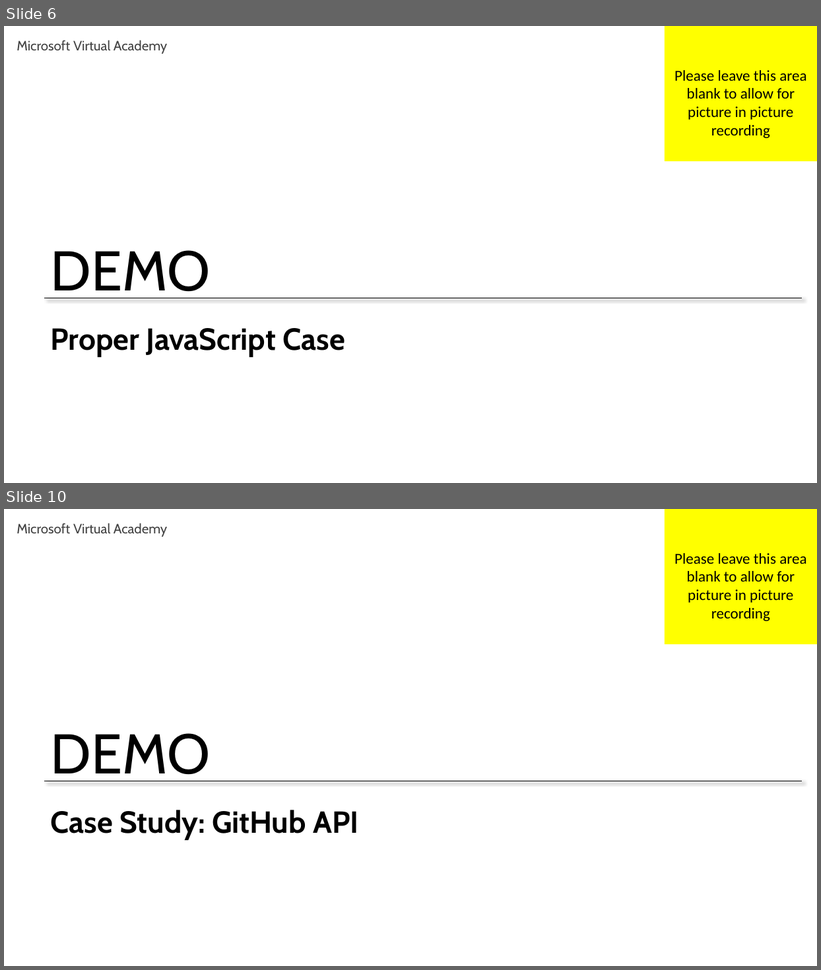
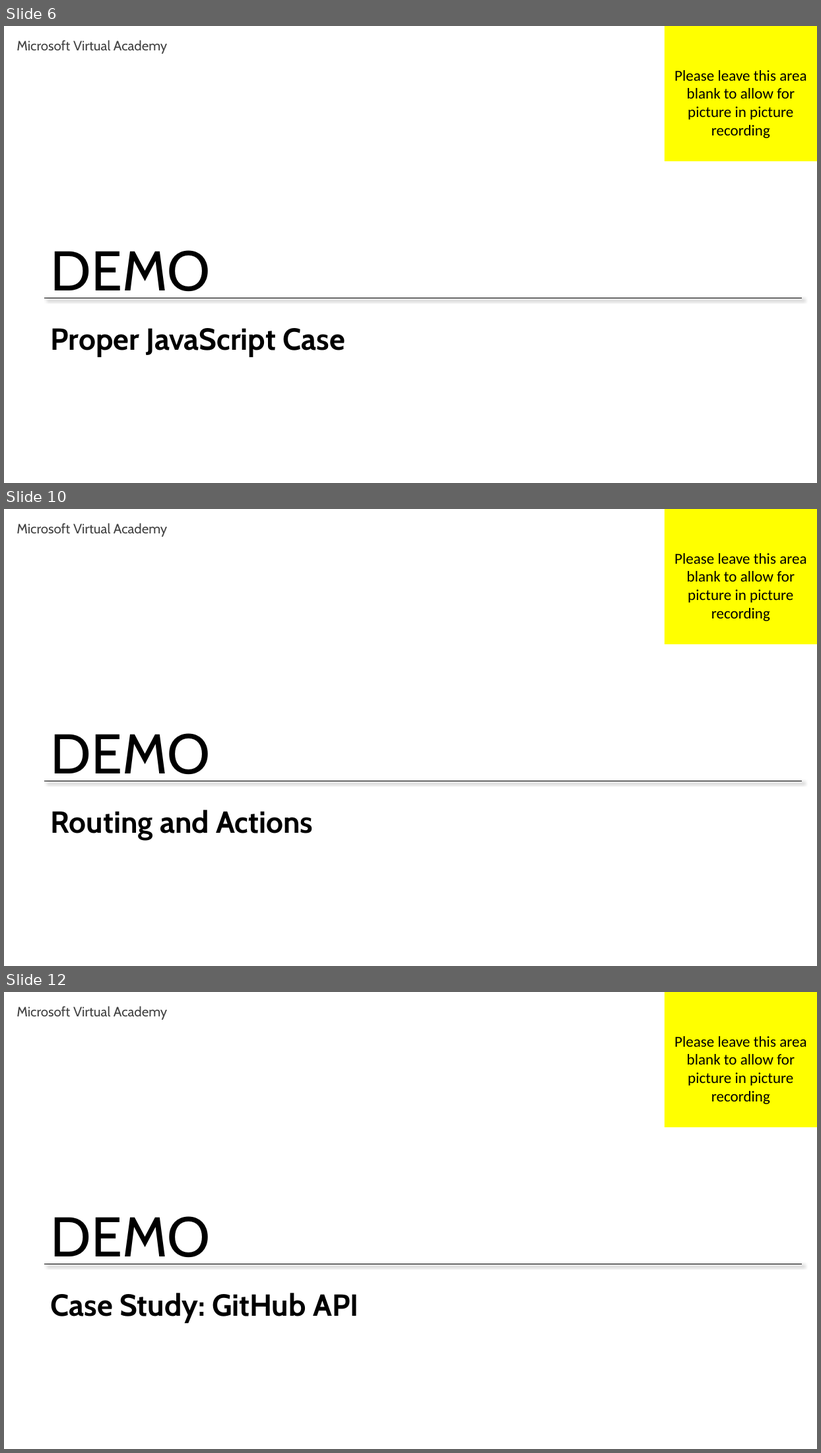
Before and after one commit to HydAu/GeekTrainer_WebAPI, a slide deck: Slides/Module 3 - Web API Configuration.pptx. Shown one above the other, each under a label of ours: slides 6 and 10 before the commit, slides 6, 10 and 12 after it; the slides between them are not shown. The pictures are 821x970 and 821x1453 pixels, drawn with LibreOffice and Linux fonts; fonts in the diff are those of the drawing. Boxes give left, top, right and bottom in pixels: in the first picture for what was removed or moved away, otherwise in the second. Text is boxed around its words. In the diff, an @@ line names an element or a change of style, - is before the commit and + after.

Commit message:
Add examples for routes and actions
Added examples and extended deck

```diff
--- a/Slides/Module 3 - Web API Configuration.pptx
+++ b/Slides/Module 3 - Web API Configuration.pptx
@@ slide 10 added at (4, 509, 817, 966), background #FFFFFF; not listed: 3 template elements that a slide beside it also shows @@
@@ rectangle added at (665, 509, 817, 644), fill #FFFF00, 18 pt, text #000000 @@
+Please leave this area blank to allow for picture in picture recording
@@ title added at (51, 810, 313, 840), 36 pt, text #000000, bold @@
+Routing and Actions
@@ what was slide 10 is now slide 12 @@
```
Also in this commit, not shown: 3 slides changed, 1 other slide added, 13 other files.
